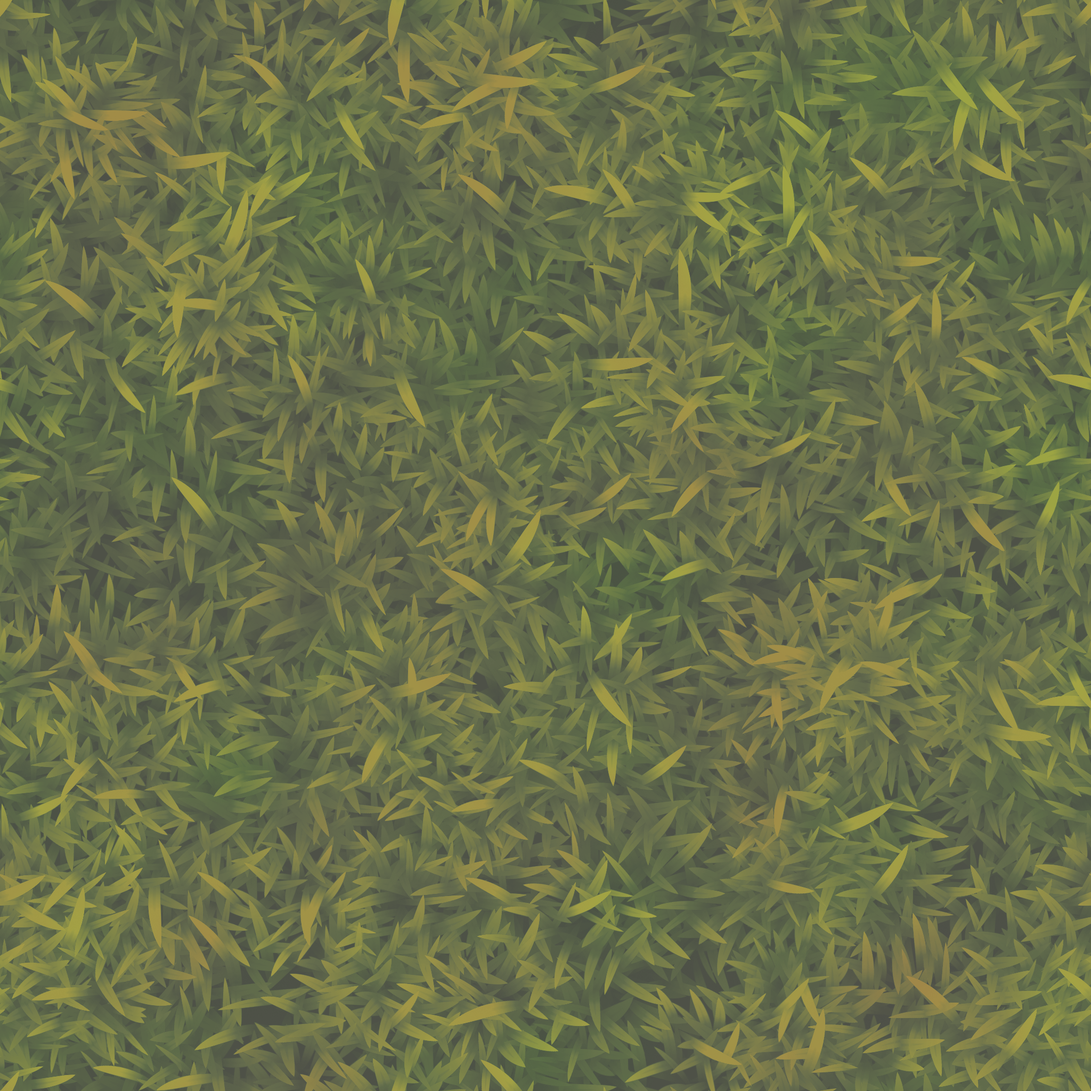
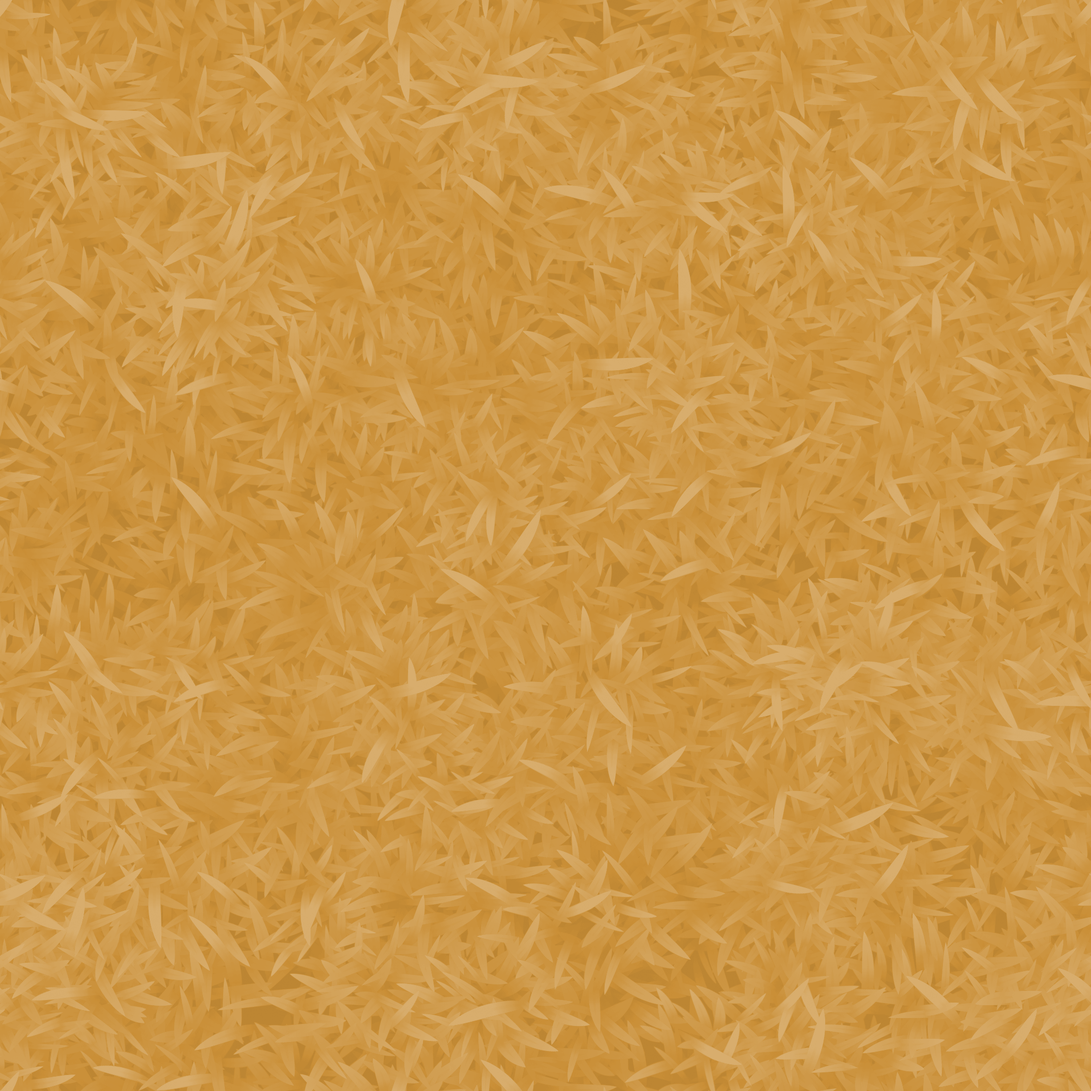
Layers edited between the first and the second 1091x1091 image:
pixels changed over <box>0,0,1091,1091</box> (layer not identified)
